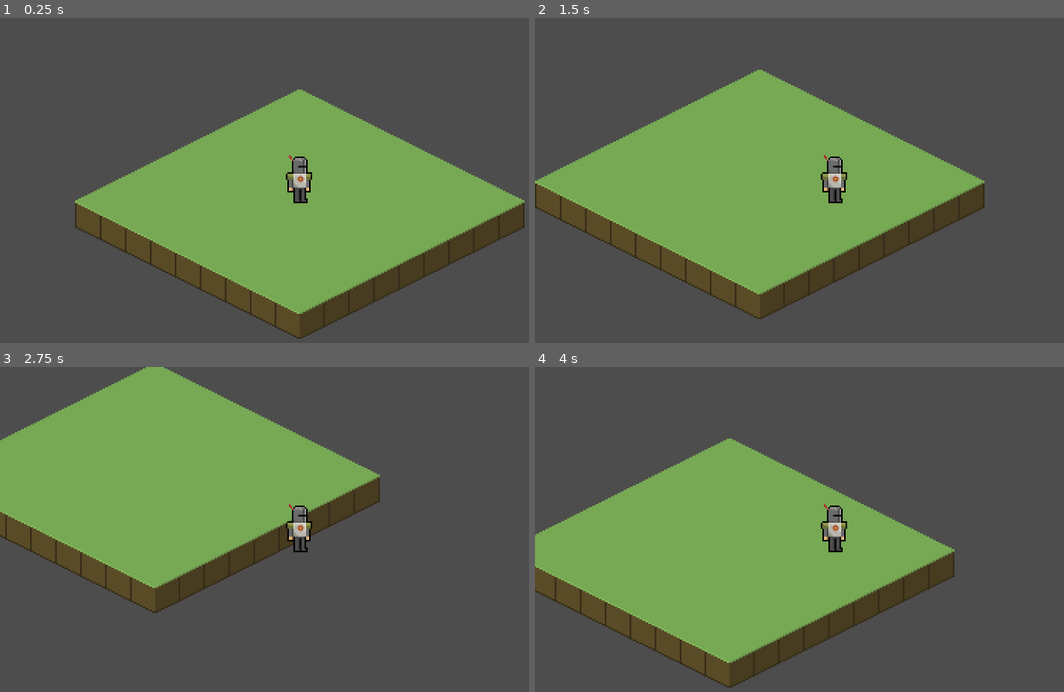
Above: before the commit, frames 1-4 (two rows, left to right).
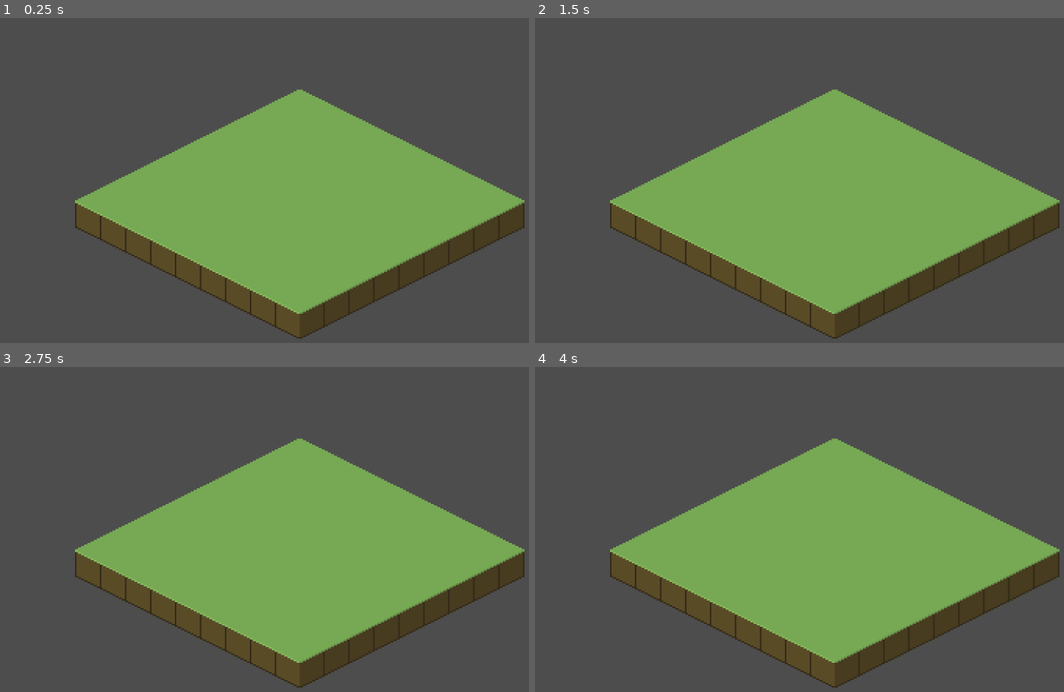
Above: after the commit, the same moments.

Repository: jsworks2k25/alongjourney
Game: Godot game, scene res://Scenes/basic.tscn
The game is run twice, just before and just after one commit, with the same random seed, the same clock (stepped at 60 frames per second) and the same inputs.
Inputs:
- Up to frame 1 (0.25 s): no input
- Up to frame 2 (1.5 s): tap Enter at 0.5 s; hold Right (ui_right) 0.53-1.28 s; hold Down (ui_down) from 1.28 s (still down)
- Up to frame 3 (2.75 s): release Down (ui_down) at 2.03 s; hold Right (ui_right) from 2.03 s (still down)
- Up to frame 4 (4 s): release Right (ui_right) at 2.78 s; hold Up (ui_up) 2.78-3.53 s; hold Left (ui_left) from 3.53 s (still down)

The runs differ from the first frame. In frame 1, 0.5% of the frame differs, in the area x 54-60%, y 42-58%; in frame 2, 26%; in frame 3, 44%, in the area x 0-100%, y 0-99%; in frame 4, 32%.

Commit message:
8 way movement

Diff:
--- a/Scenes/basic.tscn
+++ b/Scenes/basic.tscn
@@ -1,8 +1,8 @@
 [gd_scene load_steps=7 format=4 uid="uid://du4uisvl0wd7j"]
 
-[ext_resource type="Texture2D" uid="uid://sbgi8is1elfp" path="res://Sprites/grass.png" id="1_ncet0"]
-[ext_resource type="Texture2D" uid="uid://cwflcpmni1ck8" path="res://Sprites/empty.png" id="2_2tjqw"]
-[ext_resource type="PackedScene" uid="uid://bo677htw67u60" path="res://player/player.tscn" id="3_2tjqw"]
+[ext_resource type="Texture2D" uid="uid://sbgi8is1elfp" path="res://sprites/grass.png" id="1_ncet0"]
+[ext_resource type="Texture2D" uid="uid://cwflcpmni1ck8" path="res://sprites/empty.png" id="2_2tjqw"]
+[ext_resource type="PackedScene" uid="uid://bo677htw67u60" path="res://scenes/player.tscn" id="3_2tjqw"]
 
 [sub_resource type="TileSetAtlasSource" id="TileSetAtlasSource_6xd2x"]
 texture = ExtResource("1_ncet0")
@@ -27,14 +27,15 @@
 
 [node name="Node2D" type="Node2D"]
 
+[node name="player" parent="." instance=ExtResource("3_2tjqw")]
+z_index = 1
+
+[node name="Camera2D" type="Camera2D" parent="player"]
+offset = Vector2(0, -10)
+zoom = Vector2(3, 3)
+
 [node name="TileMapLayer" type="TileMapLayer" parent="."]
 y_sort_enabled = true
 texture_filter = 1
 tile_map_data = PackedByteArray("AAD/////AQAAAAAAAAAAAP7/AQAAAAAAAAAAAP//AQAAAAAAAAABAP7/AQAAAAAAAAAAAP3/AQAAAAAAAAD/// …(1216 unchanged characters)…
 tile_set = SubResource("TileSet_gp2vx")
-
-[node name="player" parent="." instance=ExtResource("3_2tjqw")]
-
-[node name="Camera2D" type="Camera2D" parent="player"]
-offset = Vector2(0, -10)
-zoom = Vector2(3, 3)
--- a/player/player.gd
+++ /dev/null
@@ -1,9 +0,0 @@
-extends CharacterBody2D
-
-func _physics_process(delta: float) -> void:
-	var direction := Input.get_vector("ui_left", "ui_right", "ui_up", "ui_down")
-	if direction != Vector2.ZERO:
-		velocity = direction * 64.0
-	else:
-		velocity = Vector2.ZERO
-	move_and_slide()
--- a/player/player.tscn
+++ /dev/null
@@ -1,21 +0,0 @@
-[gd_scene load_steps=4 format=3 uid="uid://bo677htw67u60"]
-
-[ext_resource type="Script" uid="uid://ck10uoissx2rp" path="res://player/player.gd" id="1_rkbax"]
-[ext_resource type="Texture2D" uid="uid://b726vfn2sui3m" path="res://player/sunknight.png" id="2_g1dw6"]
-
-[sub_resource type="RectangleShape2D" id="RectangleShape2D_yw30f"]
-size = Vector2(8, 2)
-
-[node name="player" type="CharacterBody2D"]
-motion_mode = 1
-script = ExtResource("1_rkbax")
-
-[node name="CollisionShape2D" type="CollisionShape2D" parent="."]
-shape = SubResource("RectangleShape2D_yw30f")
-disabled = true
-
-[node name="Sunknight" type="Sprite2D" parent="."]
-z_index = 1
-texture_filter = 1
-position = Vector2(0, -14)
-texture = ExtResource("2_g1dw6")
--- a/project.godot
+++ b/project.godot
@@ -12,9 +12,75 @@
 
 config/name="js_game_project"
 run/main_scene="uid://du4uisvl0wd7j"
-config/features=PackedStringArray("4.5", "Forward Plus")
+config/features=PackedStringArray("4.5", "C#", "Forward Plus")
 config/icon="res://icon.svg"
+
+[aseprite]
+
+animation/layers/only_include_visible_layers_by_default=true
+
+[aseprite_importers]
+
+aseprite_executable_path="C:/Program Files (x86)/Steam/steamapps/common/Aseprite/Aseprite.exe"
+
+[dotnet]
+
+project/assembly_name="js_game_project"
 
 [editor_plugins]
 
 enabled=PackedStringArray("res://addons/AsepriteWizard/plugin.cfg")
+
+[importer_defaults]
+
+"Aseprite Sprite2D Import"={
+"animation/autoplay": "",
+"animation/default/direction": 0,
+"animation/default/name": "default",
+"animation/default/repeat_count": 0,
+"animation/strategy_(grid-based_spritesheet)": 0,
+"animation/strategy_(packed_spritesheet)": 0,
+"sprite2d/centered": true,
+"spritesheet/border_type": 0,
+"spritesheet/fixed_columns_count": 1,
+"spritesheet/fixed_rows_count": 1,
+"spritesheet/ignore_empty": false,
+"spritesheet/layout": 0,
+"spritesheet/merge_duplicates": false,
+"spritesheet/trim": false
+}
+aseprite_wizard.plugin.spriteframes-split={
+&"layer/only_visible_layers": true
+}
+
+[input]
+
+left={
+"deadzone": 0.5,
+"events": [Object(InputEventKey,"resource_local_to_scene":false,"resource_name":"","device":0,"window_id":0,"alt_pressed":false,"shift_pressed":false,"ctrl_pressed":false,"meta_pressed":false,"pressed":false,"keycode":0,"physical_keycode":4194319,"key_label":0,"unicode":0,"location":0,"echo":false,"script":null)
+, Object(InputEventKey,"resource_local_to_scene":false,"resource_name":"","device":-1,"window_id":0,"alt_pressed":false,"shift_pressed":false,"ctrl_pressed":false,"meta_pressed":false,"pressed":false,"keycode":0,"physical_keycode":65,"key_label":0,"unicode":97,"location":0,"echo":false,"script":null)
+]
+}
+right={
+"deadzone": 0.5,
+"events": [Object(InputEventKey,"resource_local_to_scene":false,"resource_name":"","device":-1,"window_id":0,"alt_pressed":false,"shift_pressed":false,"ctrl_pressed":false,"meta_pressed":false,"pressed":false,"keycode":0,"physical_keycode":4194321,"key_label":0,"unicode":0,"location":0,"echo":false,"script":null)
+, Object(InputEventKey,"resource_local_to_scene":false,"resource_name":"","device":-1,"window_id":0,"alt_pressed":false,"shift_pressed":false,"ctrl_pressed":false,"meta_pressed":false,"pressed":false,"keycode":0,"physical_keycode":68,"key_label":0,"unicode":100,"location":0,"echo":false,"script":null)
+]
+}
+up={
+"deadzone": 0.5,
+"events": [Object(InputEventKey,"resource_local_to_scene":false,"resource_name":"","device":-1,"window_id":0,"alt_pressed":false,"shift_pressed":false,"ctrl_pressed":false,"meta_pressed":false,"pressed":false,"keycode":0,"physical_keycode":87,"key_label":0,"unicode":119,"location":0,"echo":false,"script":null)
+, Object(InputEventKey,"resource_local_to_scene":false,"resource_name":"","device":-1,"window_id":0,"alt_pressed":false,"shift_pressed":false,"ctrl_pressed":false,"meta_pressed":false,"pressed":false,"keycode":0,"physical_keycode":4194320,"key_label":0,"unicode":0,"location":0,"echo":false,"script":null)
+]
+}
+down={
+"deadzone": 0.2,
+"events": [Object(InputEventKey,"resource_local_to_scene":false,"resource_name":"","device":-1,"window_id":0,"alt_pressed":false,"shift_pressed":false,"ctrl_pressed":false,"meta_pressed":false,"pressed":false,"keycode":0,"physical_keycode":83,"key_label":0,"unicode":115,"location":0,"echo":false,"script":null)
+, Object(InputEventKey,"resource_local_to_scene":false,"resource_name":"","device":-1,"window_id":0,"alt_pressed":false,"shift_pressed":false,"ctrl_pressed":false,"meta_pressed":false,"pressed":false,"keycode":0,"physical_keycode":4194322,"key_label":0,"unicode":0,"location":0,"echo":false,"script":null)
+]
+}
+click={
+"deadzone": 0.5,
+"events": [Object(InputEventMouseButton,"resource_local_to_scene":false,"resource_name":"","device":-1,"window_id":0,"alt_pressed":false,"shift_pressed":false,"ctrl_pressed":false,"meta_pressed":false,"button_mask":1,"position":Vector2(317, 15),"global_position":Vector2(326, 63),"factor":1.0,"button_index":1,"canceled":false,"pressed":true,"double_click":false,"script":null)
+]
+}
Not shown, changed: Sprites/empty.png.import
Not shown, changed: Sprites/grass.png.import
Not shown, removed: player/player.gd.uid
Binary file removed: player/sunknight.png
Not shown, removed: player/sunknight.png.import
